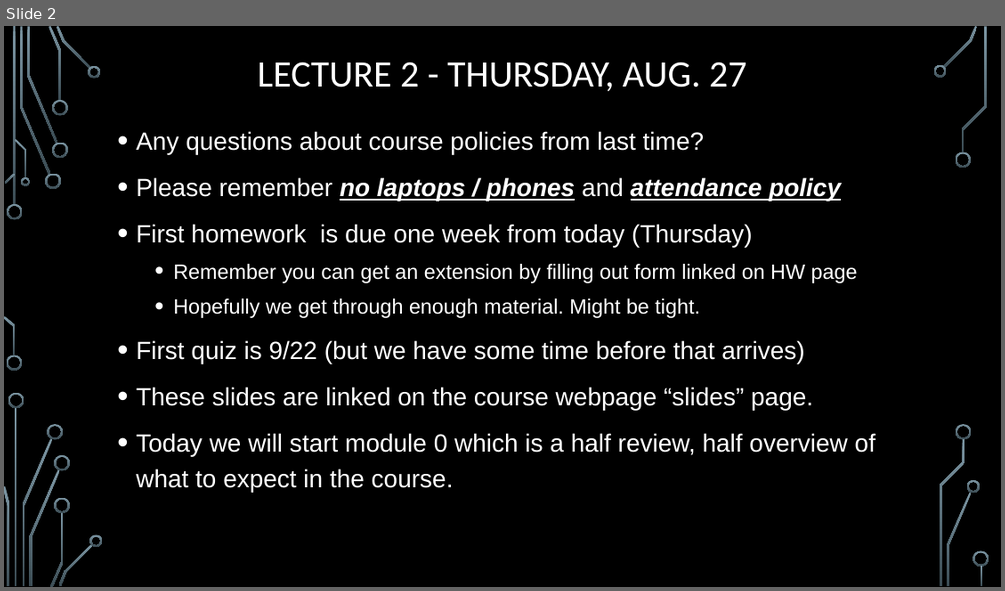
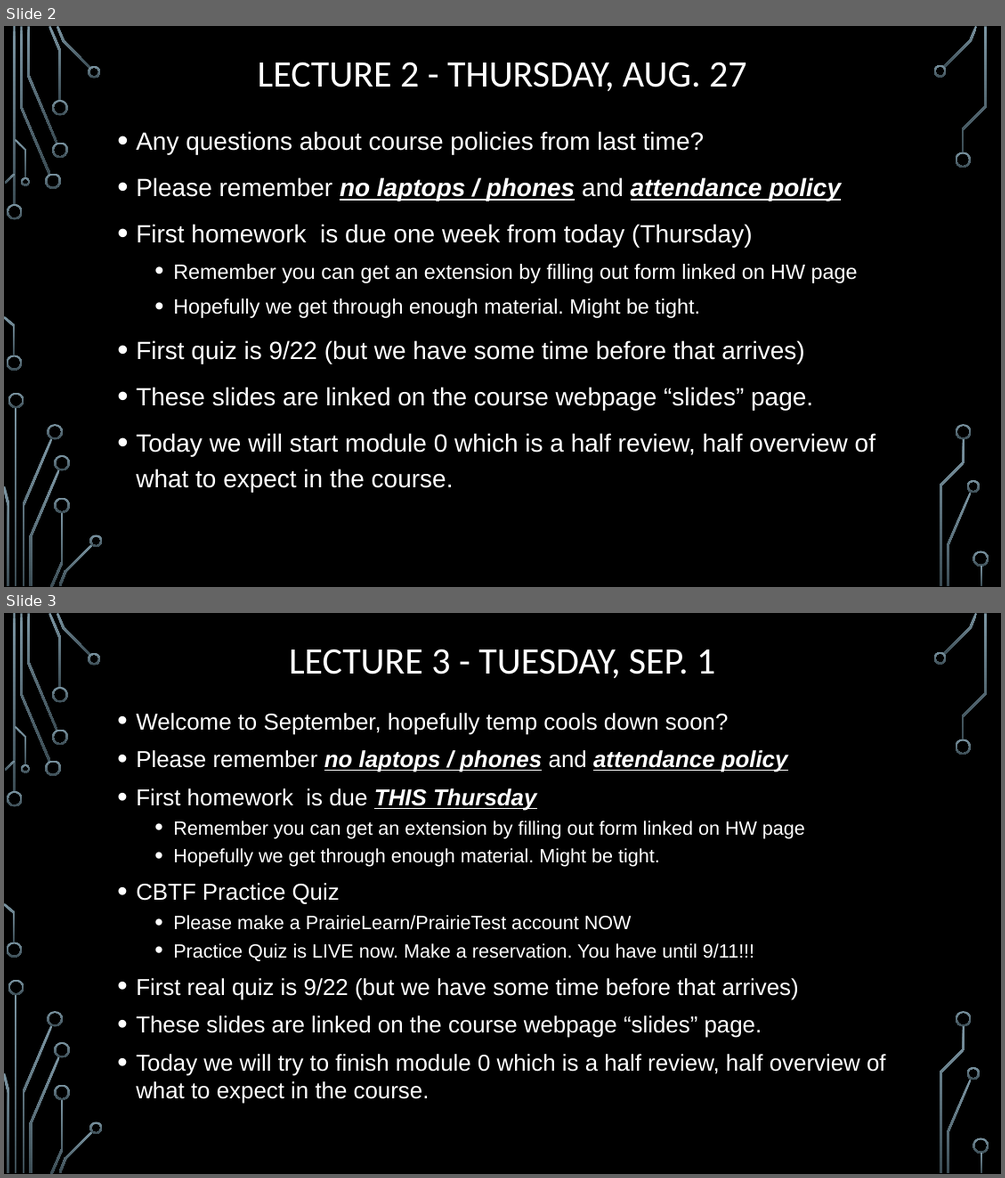
Before and after one commit to markfloryan/dmt2, a slide deck: slides/00-DailyAnnouncements.pptx. Shown one above the other, each under a label of ours: slide 2 before the commit, slides 2 and 3 after it. The pictures are 1005x591 and 1005x1178 pixels, drawn with LibreOffice and Linux fonts; fonts in the diff are those of the drawing; background and template pictures are left out. Boxes give left, top, right and bottom in pixels: in the first picture for what was removed or moved away, otherwise in the second. Text is boxed around its words. In the diff, an @@ line names an element or a change of style, - is before the commit and + after.

```diff
--- a/slides/00-DailyAnnouncements.pptx
+++ b/slides/00-DailyAnnouncements.pptx
@@ slide 3 added at (4,613,1001,1174), background picture (left out); not listed: 36 template elements that a slide beside it also shows @@
@@ title added at (289,649,715,678), 36 pt, text #FFFFFF @@
+LECTURE 3 - TUESDAY, SEP. 1
@@ text added at (136,713,886,1103), 22.2 pt, text #FFFFFF @@
+• Welcome to September, hopefully temp cools down soon?
+• Please remember no laptops / phones and attendance policy
+• First homework is due THIS Thursday
+  • Remember you can get an extension by filling out form linked on HW page
+  • Hopefully we get through enough material. Might be tight.
+• CBTF Practice Quiz
+  • Please make a PrairieLearn/PrairieTest account NOW
+  • Practice Quiz is LIVE now. Make a reservation. You have until 9/11!!!
+• First real quiz is 9/22 (but we have some time before that arrives)
+• These slides are linked on the course webpage “slides” page.
+• Today we will try to finish module 0 which is a half review, half overview of what to expect in the course.
```
Also in this commit, not shown: 1 slide changed, 2 other files.
